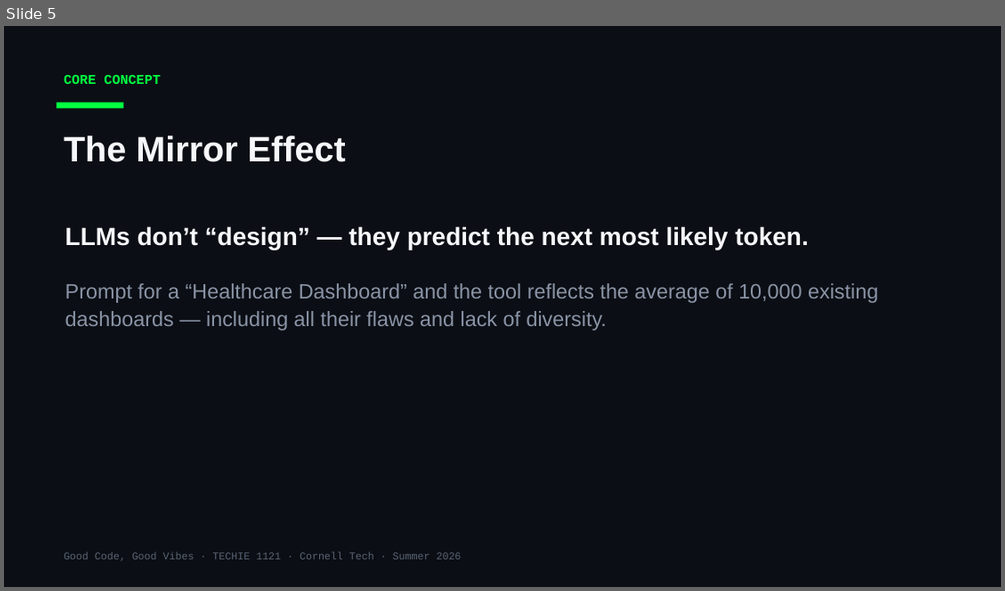
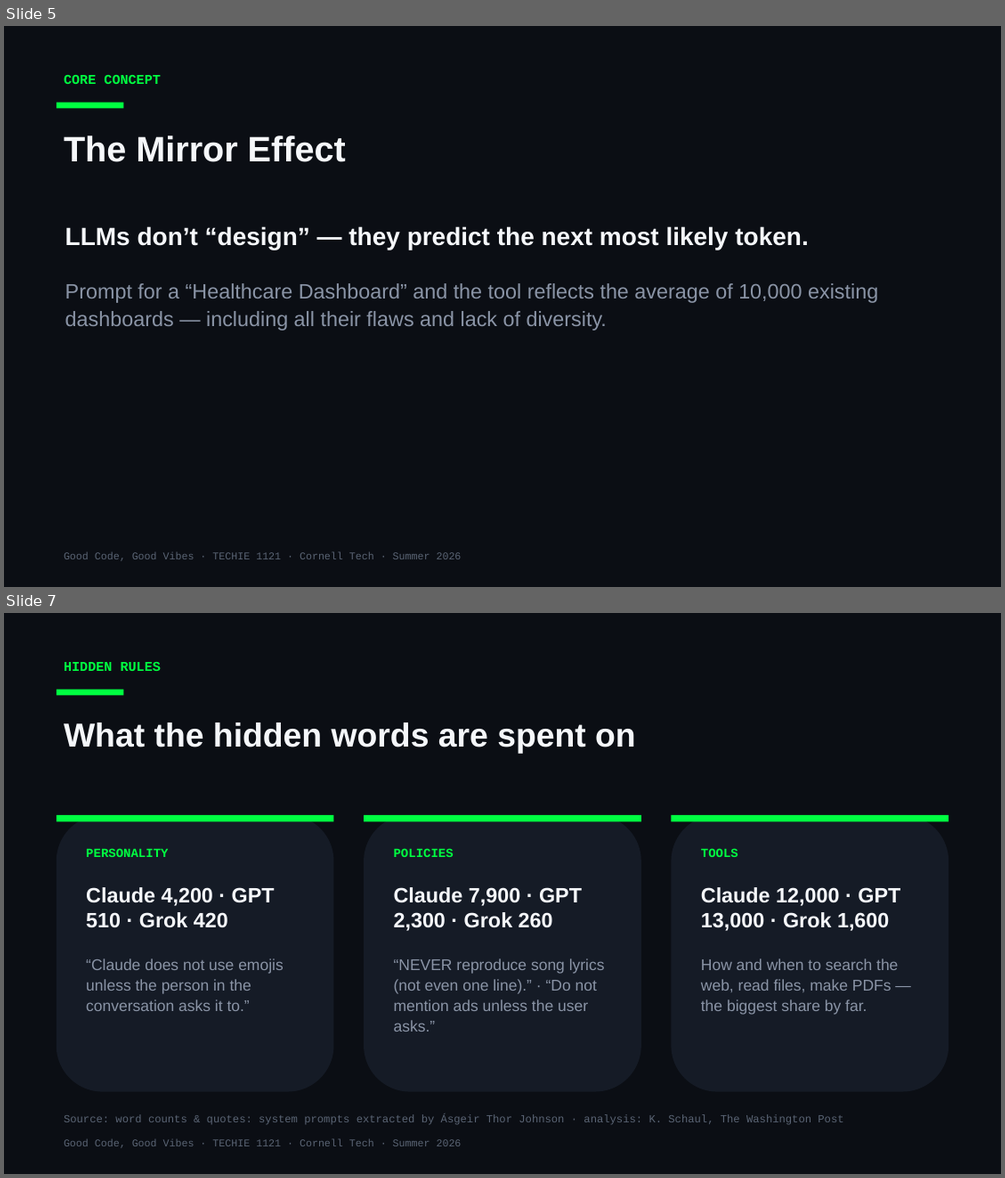
Before and after one commit to Cornell-Tech-Vibe-Coding-Summer-2026/website, a slide deck: slides/Week1-Wed-Bias-In-Vibe-Coding.pptx. Shown one above the other, each under a label of ours: slide 5 before the commit, slides 5 and 7 after it; the slides between them are not shown. The pictures are 1005x591 and 1005x1178 pixels, drawn with LibreOffice and Linux fonts; fonts in the diff are those of the drawing. Boxes give left, top, right and bottom in pixels: in the first picture for what was removed or moved away, otherwise in the second. Text is boxed around its words. In the diff, an @@ line names an element or a change of style, - is before the commit and + after.

Commit message:
update slides

```diff
--- a/slides/Week1-Wed-Bias-In-Vibe-Coding.pptx
+++ b/slides/Week1-Wed-Bias-In-Vibe-Coding.pptx
@@ slide 7 added at [4,613,1001,1174], background #0B0E14 @@
@@ text added at [64,662,161,671], 13 pt, text #00FF41, bold @@
+HIDDEN RULES
@@ rectangle added at [57,690,123,695], fill #00FF41 @@
@@ text added at [64,722,636,754], 32 pt, text #F5F7FA, bold @@
+What the hidden words are spent on
@@ rounded rectangle added at [57,815,334,1092], fill #151B26 @@
@@ rectangle added at [57,815,334,821], fill #00FF41 @@
@@ rounded rectangle added at [364,815,641,1092], fill #151B26 @@
@@ rectangle added at [364,815,641,821], fill #00FF41 @@
@@ rounded rectangle added at [671,815,948,1092], fill #151B26 @@
@@ rectangle added at [671,815,948,821], fill #00FF41 @@
@@ text added at [86,848,168,857], 12 pt, text #00FF41, bold @@
+PERSONALITY
@@ text added at [394,848,453,857], 12 pt, text #00FF41, bold @@
+POLICIES
@@ text added at [701,848,738,857], 12 pt, text #00FF41, bold @@
+TOOLS
@@ text added at [86,887,275,928], 20 pt, text #F5F7FA, bold @@
+Claude 4,200 · GPT 510 · Grok 420
@@ text added at [394,887,582,931], 20 pt, text #F5F7FA, bold @@
+Claude 7,900 · GPT 2,300 · Grok 260
@@ text added at [701,887,900,931], 20 pt, text #F5F7FA, bold @@
+Claude 12,000 · GPT 13,000 · Grok 1,600
@@ text added at [86,958,283,1011], 15 pt, text #8A94A6 @@
+“Claude does not use emojis unless the person in the conversation asks it to.”
@@ text added at [394,958,605,1031], 15 pt, text #8A94A6 @@
+“NEVER reproduce song lyrics (not even one line).” · “Do not mention ads unless the user asks.”
@@ text added at [701,958,898,1014], 15 pt, text #8A94A6 @@
+How and when to search the web, read files, make PDFs — the biggest share by far.
@@ text added at [64,1114,843,1125], 10.5 pt, text #5A6474 @@
+Source: word counts & quotes: system prompts extracted by Ásgeir Thor Johnson · analysis: K. Schaul, The Washington Post
@@ text added at [64,1139,461,1148], 10 pt, text #5A6474 @@
+Good Code, Good Vibes · TECHIE 1121 · Cornell Tech · Summer 2026
```
Also in this commit, not shown: 2 other slides added, 11 other files.
